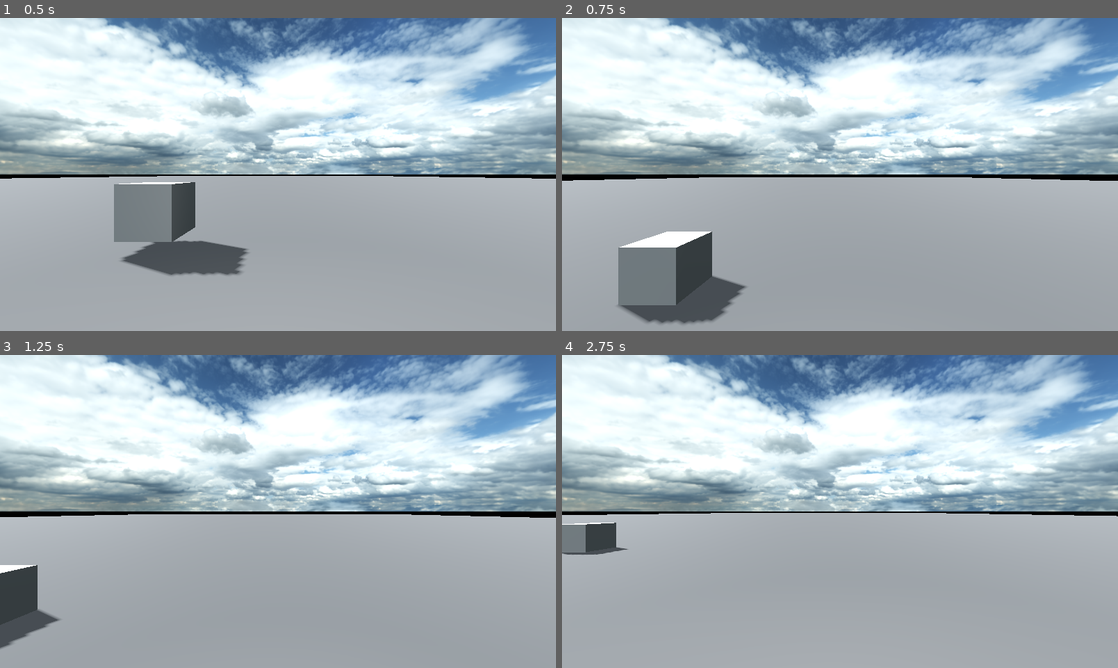
Above: before the commit, frames 1-4 (two rows, left to right).
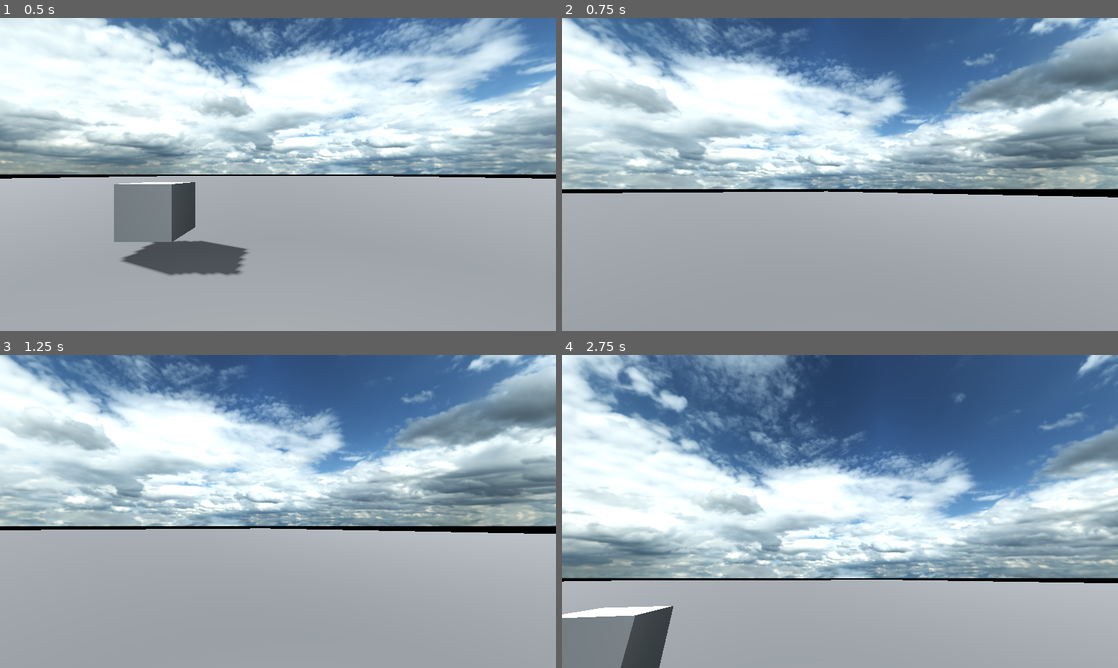
Above: after the commit, the same moments.

Repository: HuskyGameDev/2025f-team3
Game: Godot game, scene res://assets/scenes/test_scene.tscn
The game is run twice, just before and just after one commit, with the same random seed, the same clock (stepped at 60 frames per second) and the same inputs.
Inputs (mouse positions are in pixels of both pictures, inside the frame that each line leads up to):
- Up to frame 1 (0.5 s): no input
- Up to frame 2 (0.75 s): tap Enter (ui_accept) at 0.5 s; move the mouse to (962, 158) at 0.52 s; hold Right (ui_right) from 0.53 s (still down)
- Up to frame 3 (1.25 s): keep holding Right (ui_right); tap Enter (ui_accept) at 0.77 s
- Up to frame 4 (2.75 s): move the mouse to (728, 527) at 1.27 s; release Right (ui_right) at 1.28 s; hold Down (ui_down) 1.28-2.03 s; tap Enter (ui_accept) at 1.52 s; move the mouse to (895, 442) at 2.02 s; hold Right (ui_right) from 2.03 s (still down)

Frame 1 is identical in both runs. In frame 2, 45% of the frame differs, in the area x 0-100%, y 0-98%; in frame 3, 42%; in frame 4, 66%, in the area x 0-100%, y 0-100%.

Commit message:
WASD and fps look

Diff:
--- a/crosscut/assets/scripts/first_person_player.gd
+++ b/crosscut/assets/scripts/first_person_player.gd
@@ -4,6 +4,16 @@
 const SPEED = 5.0
 const JUMP_VELOCITY = 4.5
 
+var mouse_sensitivity = 0.002
+
+func _ready():
+	Input.mouse_mode = Input.MOUSE_MODE_CAPTURED
+
+func _input(event):
+	if event is InputEventMouseMotion and Input.mouse_mode == Input.MOUSE_MODE_CAPTURED:
+		rotate_y(-event.relative.x * mouse_sensitivity)
+		$Camera3D.rotate_x(-event.relative.y * mouse_sensitivity)
+		$Camera3D.rotation.x = clampf($Camera3D.rotation.x, -deg_to_rad(70), deg_to_rad(70))
 
 func _physics_process(delta: float) -> void:
 	# Add the gravity.
@@ -16,7 +26,7 @@
 
 	# Get the input direction and handle the movement/deceleration.
 	# As good practice, you should replace UI actions with custom gameplay actions.
-	var input_dir := Input.get_vector("ui_left", "ui_right", "ui_up", "ui_down")
+	var input_dir := Input.get_vector("Left", "Right", "Forward", "Back")
 	var direction := (transform.basis * Vector3(input_dir.x, 0, input_dir.y)).normalized()
 	if direction:
 		velocity.x = direction.x * SPEED
--- a/crosscut/project.godot
+++ b/crosscut/project.godot
@@ -24,6 +24,29 @@
 
 project/assembly_name="CrossCut"
 
+[input]
+
+Forward={
+"deadzone": 0.2,
+"events": [Object(InputEventKey,"resource_local_to_scene":false,"resource_name":"","device":-1,"window_id":0,"alt_pressed":false,"shift_pressed":false,"ctrl_pressed":false,"meta_pressed":false,"pressed":false,"keycode":0,"physical_keycode":87,"key_label":0,"unicode":119,"location":0,"echo":false,"script":null)
+]
+}
+Back={
+"deadzone": 0.2,
+"events": [Object(InputEventKey,"resource_local_to_scene":false,"resource_name":"","device":-1,"window_id":0,"alt_pressed":false,"shift_pressed":false,"ctrl_pressed":false,"meta_pressed":false,"pressed":false,"keycode":0,"physical_keycode":83,"key_label":0,"unicode":115,"location":0,"echo":false,"script":null)
+]
+}
+Left={
+"deadzone": 0.2,
+"events": [Object(InputEventKey,"resource_local_to_scene":false,"resource_name":"","device":-1,"window_id":0,"alt_pressed":false,"shift_pressed":false,"ctrl_pressed":false,"meta_pressed":false,"pressed":false,"keycode":0,"physical_keycode":65,"key_label":0,"unicode":97,"location":0,"echo":false,"script":null)
+]
+}
+Right={
+"deadzone": 0.2,
+"events": [Object(InputEventKey,"resource_local_to_scene":false,"resource_name":"","device":-1,"window_id":0,"alt_pressed":false,"shift_pressed":false,"ctrl_pressed":false,"meta_pressed":false,"pressed":false,"keycode":0,"physical_keycode":68,"key_label":0,"unicode":100,"location":0,"echo":false,"script":null)
+]
+}
+
 [rendering]
 
 renderer/rendering_method="gl_compatibility"
